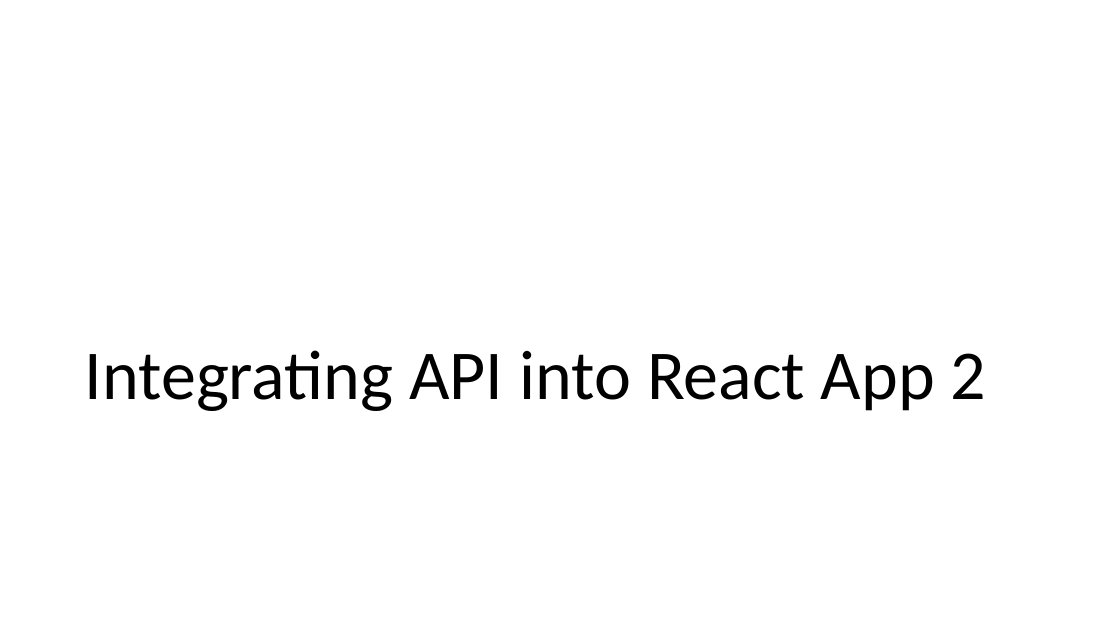
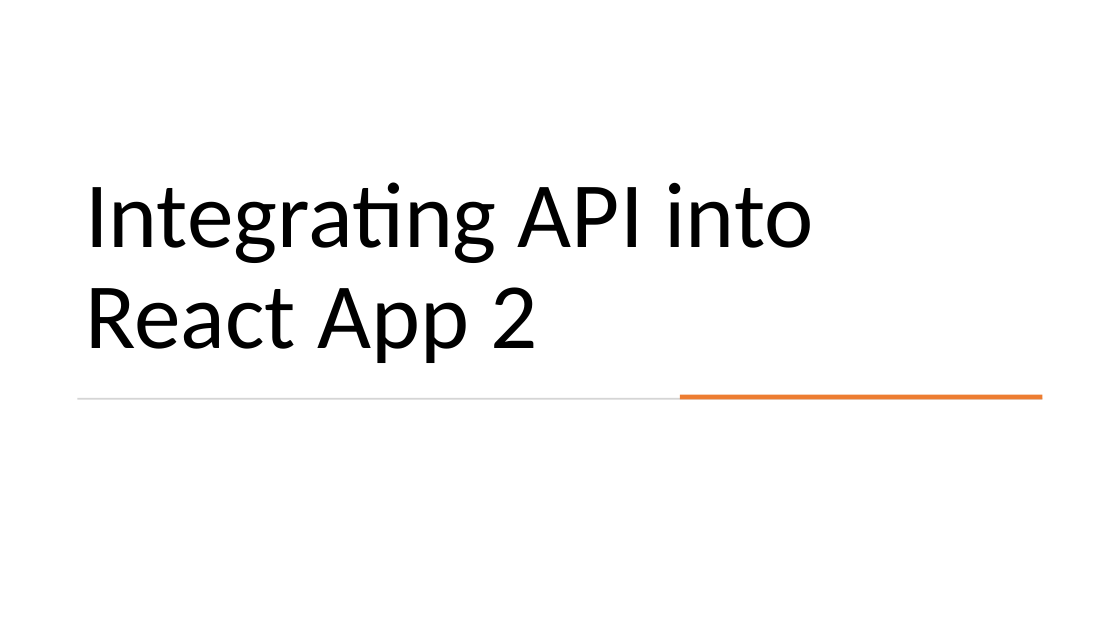
Before and after one commit to diarmuidoconnor/wad2, a slide deck: slide 1 of topic11/talk-02/Web App Dev 2.pptx. Drawn at 1120x630 pixels with LibreOffice and Linux fonts; fonts in the diff are those of the drawing. Boxes give left, top, right and bottom in pixels: in the first picture for what was removed or moved away, otherwise in the second. Text is boxed around its words. In the diff, an @@ line names an element or a change of style, - is before the commit and + after.

```diff
--- a/topic11/talk-02/Web App Dev 2.pptx
+++ b/topic11/talk-02/Web App Dev 2.pptx
@@ title "Integrating API into React App ...": place and size @@
-title "Integrating API into React App ..." at (85,350,986,411)
+title "Integrating API into React App ..." at (85,182,814,363)
@@ title "Integrating API into React App ..." at (85,182,814,363): size 60 to 80 pt @@
@@ rectangle added at (77,398,1043,400), fill #D5D5D5 @@
@@ rectangle added at (680,395,1043,400), fill #ED7D31 @@
```
Also in this commit, not shown: 3 other slides changed, 1 other file.
